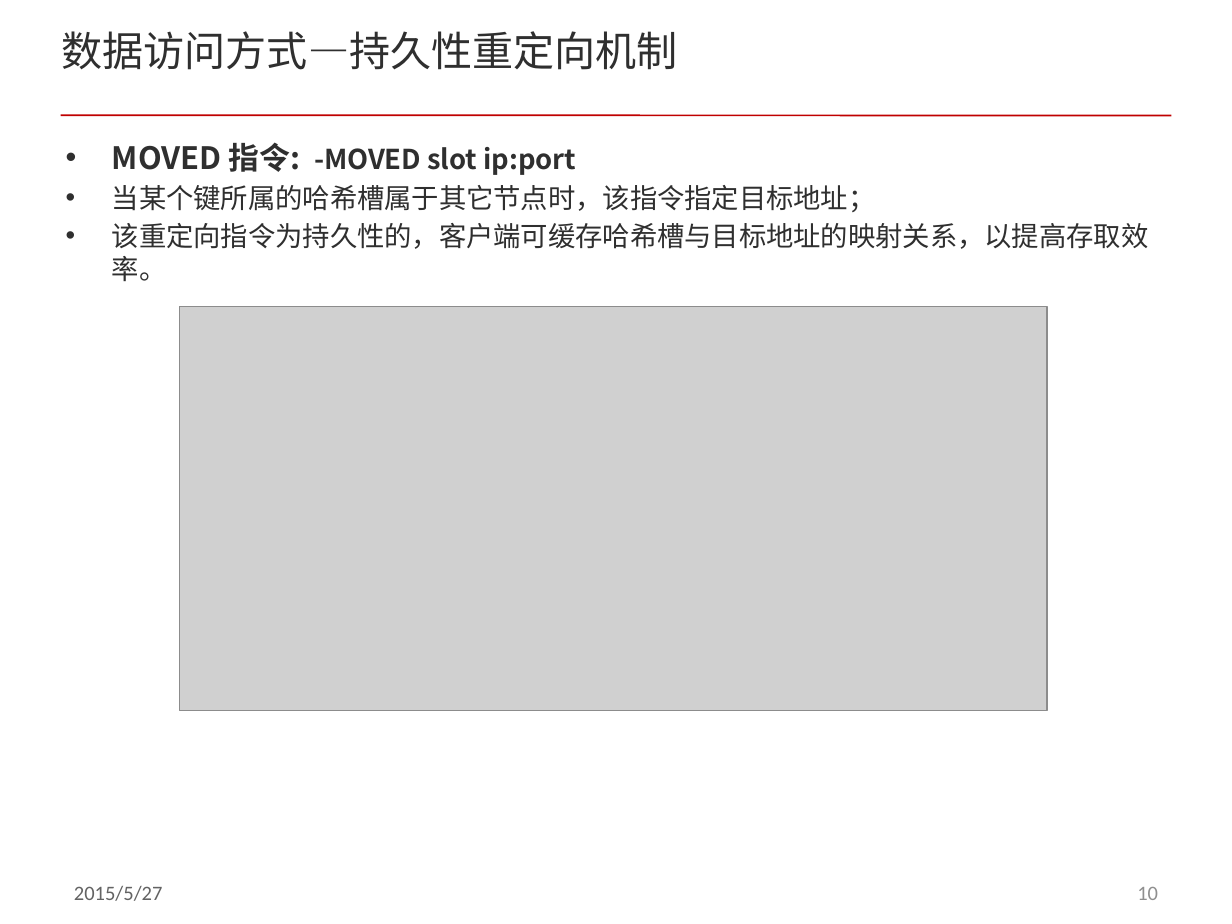
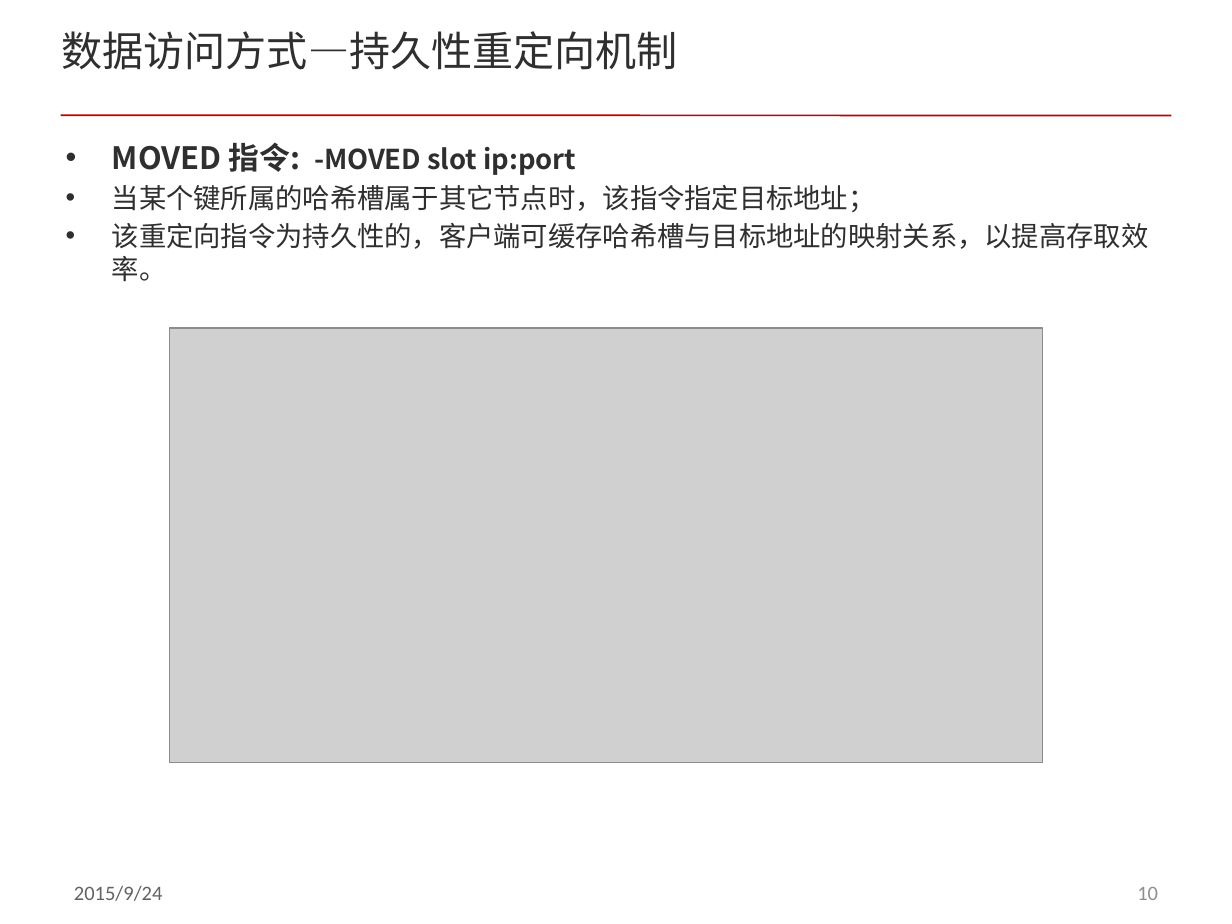
Before and after one commit to ddxflqm/acl, a slide deck: slide 10 of doc/redis_cluster.pptx. Drawn at 1232x924 pixels with LibreOffice and Linux fonts; fonts in the diff are those of the drawing; grey boxes stand for pictures; background and template pictures are left out. Boxes give left, top, right and bottom in pixels: in the first picture for what was removed or moved away, otherwise in the second. Text is boxed around its words. In the diff, an @@ line names an element or a change of style, - is before the commit and + after.

```diff
--- a/doc/redis_cluster.pptx
+++ b/doc/redis_cluster.pptx
@@ background #C0C0C0 to #FFFFFF @@
@@ picture: place and size @@
-picture at bbox=[180, 307, 1047, 711]
+picture at bbox=[170, 328, 1044, 763]
@@ text at bbox=[74, 886, 163, 901]: text changed @@
-2015/5/27
+2015/9/24
```
Also in this commit, not shown: 16 other slides changed, 1 slide added, 1 slide removed, 1 other file.
